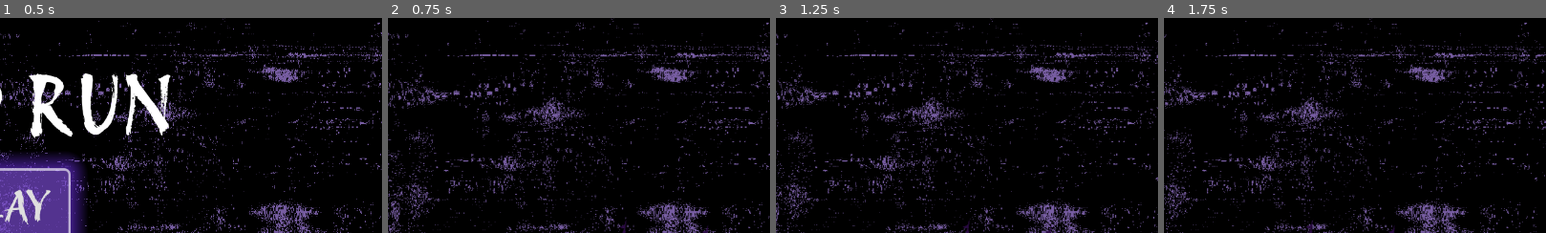
Above: before the commit, frames 1-4 (left to right).
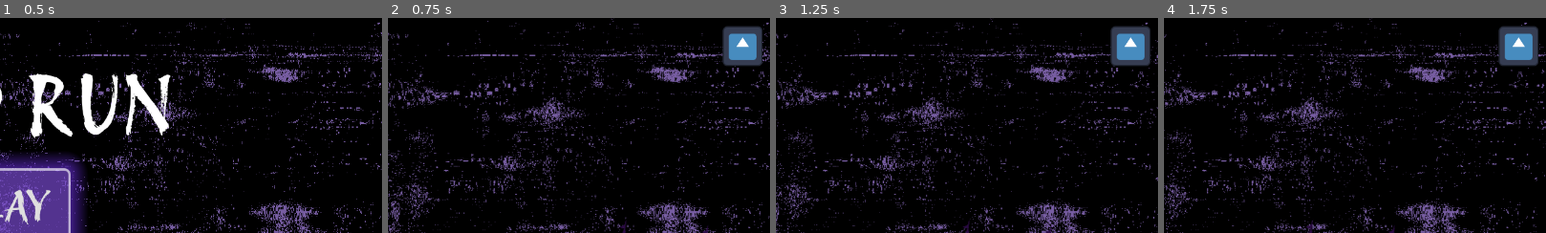
Above: after the commit, the same moments.

Repository: KeyraWebb/mobile-game-small-2025
Game: Godot game, scene res://Scenes/main_menu.tscn
Same seed, same stepped clock (60 frames per second), same inputs: the game is played once before the commit and once after it. The engine's default icon, where the game draws it, is replaced by a stand-in: a white triangle on a blue panel in a dark square.
Inputs (mouse positions are % of the whole screen's width and height, from its top left):
- Up to frame 1 (0.5 s): no input
- Up to frame 2 (0.75 s): click "PLAY" at 0.5 s
- Up to frame 3 (1.25 s): no input
- Up to frame 4 (1.75 s): move the mouse to (72, 45) at 1.27 s; press the mouse at (72, 45) at 1.28 s
The pictures show only the part of the screen within x 49-99%, y 1-51%; the shares and areas given below are measured in that part.

Frame 1 is identical in both runs. In frame 2, 1.9% of the frame differs, in the area x 87-98%, y 3-23%; in frame 3, 1.9%; in frame 4, 1.9%.

Commit message:
feat(oause menu): create pause menu

Diff:
--- a/infinite-runner/Scenes/game.tscn
+++ b/infinite-runner/Scenes/game.tscn
@@ -1,31 +1,46 @@
-[gd_scene load_steps=6 format=3 uid="uid://b6p0ch7meljjh"]
+[gd_scene load_steps=9 format=3 uid="uid://b6p0ch7meljjh"]
 
 [ext_resource type="Texture2D" uid="uid://ds4wisurrs1ul" path="res://Assets/Images/Glitchvoid BG.png" id="1_6t2ij"]
 [ext_resource type="PackedScene" uid="uid://bsdpfv0ogayj8" path="res://Scenes/Objects/player.tscn" id="1_qt0gu"]
 [ext_resource type="Texture2D" uid="uid://ewaavyv5v1nx" path="res://Assets/Images/Tree midground.png" id="2_14ffb"]
 [ext_resource type="Texture2D" uid="uid://cv0sk34i3ld3d" path="res://Assets/Images/VoidGrass.png" id="3_6yeml"]
+[ext_resource type="Texture2D" uid="uid://di76lu3eh2sl1" path="res://icon.svg" id="5_2xyo5"]
+[ext_resource type="PackedScene" uid="uid://dskyo4s7mytui" path="res://Scenes/pause_menu.tscn" id="6_wynk3"]
 
 [sub_resource type="WorldBoundaryShape2D" id="WorldBoundaryShape2D_eoas8"]
 
+[sub_resource type="RectangleShape2D" id="RectangleShape2D_6ymad"]
+size = Vector2(130, 130)
+
 [node name="Game" type="Node2D"]
 
-[node name="ParallaxBackground" type="ParallaxBackground" parent="."]
+[node name="Background" type="ParallaxBackground" parent="."]
 follow_viewport_scale = 0.0
 
-[node name="Sky" type="ParallaxLayer" parent="ParallaxBackground"]
+[node name="Sky" type="ParallaxLayer" parent="Background"]
 motion_scale = Vector2(0.1, 0.1)
 motion_mirroring = Vector2(1280, 0)
 
-[node name="Sprite2D" type="Sprite2D" parent="ParallaxBackground/Sky"]
+[node name="Sprite2D" type="Sprite2D" parent="Background/Sky"]
 texture = ExtResource("1_6t2ij")
 centered = false
 
-[node name="Trees" type="ParallaxLayer" parent="ParallaxBackground"]
+[node name="Trees" type="ParallaxLayer" parent="Background"]
 motion_scale = Vector2(0.5, 0.5)
 motion_mirroring = Vector2(1280, 0)
 
-[node name="Sprite2D" type="Sprite2D" parent="ParallaxBackground/Trees"]
+[node name="Sprite2D" type="Sprite2D" parent="Background/Trees"]
 texture = ExtResource("2_14ffb")
+centered = false
+
+[node name="Foreground" type="ParallaxBackground" parent="."]
+layer = 50
+
+[node name="Grass" type="ParallaxLayer" parent="Foreground"]
+motion_mirroring = Vector2(1500, 0)
+
+[node name="Sprite2D" type="Sprite2D" parent="Foreground/Grass"]
+texture = ExtResource("3_6yeml")
 centered = false
 
 [node name="Player" parent="." instance=ExtResource("1_qt0gu")]
@@ -37,12 +52,16 @@
 position = Vector2(0, -14)
 shape = SubResource("WorldBoundaryShape2D_eoas8")
 
-[node name="ParallaxBackground2" type="ParallaxBackground" parent="."]
-layer = 50
+[node name="CanvasLayer" type="CanvasLayer" parent="."]
+layer = 60
 
-[node name="Grass" type="ParallaxLayer" parent="ParallaxBackground2"]
-motion_mirroring = Vector2(1500, 0)
+[node name="TouchScreenButton" type="TouchScreenButton" parent="CanvasLayer"]
+position = Vector2(1191, 20)
+scale = Vector2(0.525, 0.525)
+texture_normal = ExtResource("5_2xyo5")
+texture_pressed = ExtResource("5_2xyo5")
+shape = SubResource("RectangleShape2D_6ymad")
+action = "Pause"
 
-[node name="Sprite2D" type="Sprite2D" parent="ParallaxBackground2/Grass"]
-texture = ExtResource("3_6yeml")
-centered = false
+[node name="PauseMenu" parent="CanvasLayer" instance=ExtResource("6_wynk3")]
+visible = false
--- /dev/null
+++ b/infinite-runner/Scenes/pause_menu.tscn
@@ -0,0 +1,36 @@
+[gd_scene load_steps=2 format=3 uid="uid://dskyo4s7mytui"]
+
+[ext_resource type="Theme" uid="uid://c0j6fiiejc40k" path="res://Assets/Themes/MenuTheme.tres" id="1_kmue1"]
+
+[node name="PauseMenu" type="PanelContainer"]
+custom_minimum_size = Vector2(500, 500)
+anchors_preset = 8
+anchor_left = 0.5
+anchor_top = 0.5
+anchor_right = 0.5
+anchor_bottom = 0.5
+offset_left = -20.0
+offset_top = -20.0
+offset_right = 20.0
+offset_bottom = 20.0
+grow_horizontal = 2
+grow_vertical = 2
+theme = ExtResource("1_kmue1")
+
+[node name="VBoxContainer" type="VBoxContainer" parent="."]
+layout_mode = 2
+theme_override_constants/separation = 50
+alignment = 1
+
+[node name="Resume" type="Button" parent="VBoxContainer"]
+layout_mode = 2
+size_flags_horizontal = 4
+theme_override_font_sizes/font_size = 50
+text = "Resume"
+
+[node name="Main Menu" type="Button" parent="VBoxContainer"]
+layout_mode = 2
+size_flags_horizontal = 4
+size_flags_vertical = 4
+theme_override_font_sizes/font_size = 50
+text = "Main Menu"
--- a/infinite-runner/project.godot
+++ b/infinite-runner/project.godot
@@ -32,6 +32,11 @@
 "events": [Object(InputEventMouseButton,"resource_local_to_scene":false,"resource_name":"","device":-1,"window_id":0,"a …(253 unchanged characters)…
 ]
 }
+Pause={
+"deadzone": 0.5,
+"events": [Object(InputEventKey,"resource_local_to_scene":false,"resource_name":"","device":-1,"window_id":0,"alt_pressed":false,"shift_pressed":false,"ctrl_pressed":false,"meta_pressed":false,"pressed":false,"keycode":0,"physical_keycode":4194305,"key_label":0,"unicode":0,"location":0,"echo":false,"script":null)
+]
+}
 
 [rendering]
 
